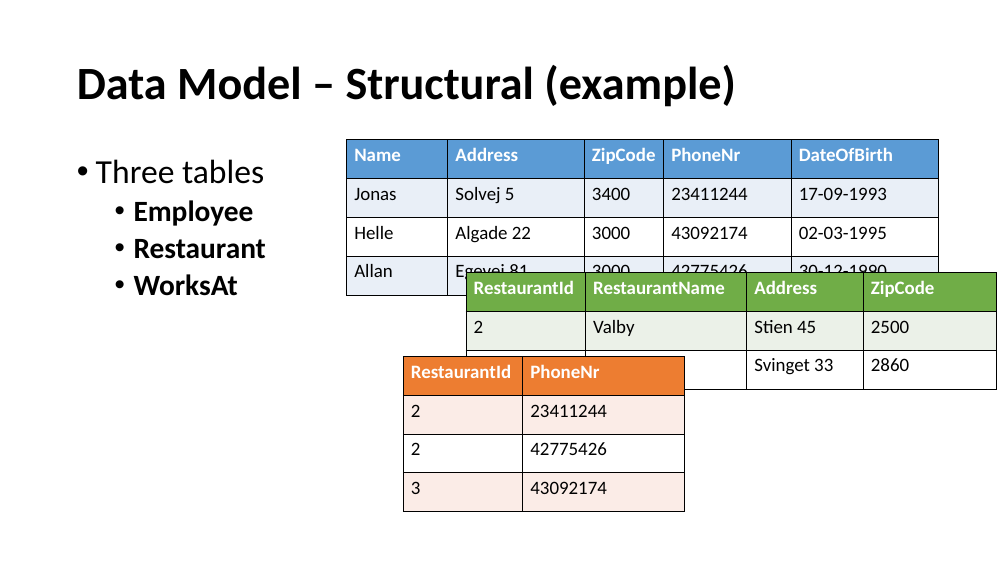
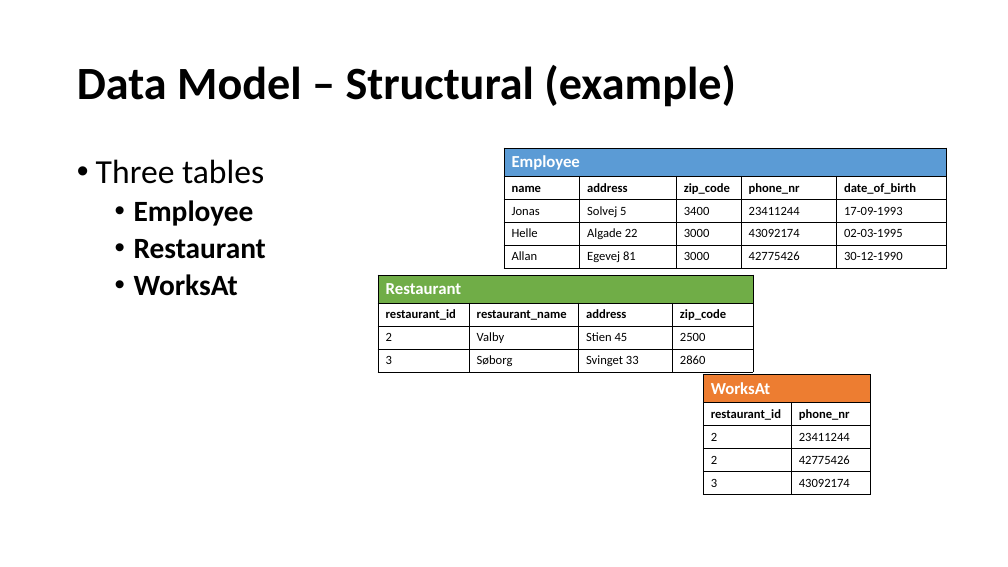
Before and after one commit to perl-easj/OOProg, a slide deck: slide 15 of Chap/DB/Presentations/DBRelationalModel.pptx. Drawn at 1008x567 pixels with LibreOffice and Linux fonts; fonts in the diff are those of the drawing. Boxes give left, top, right and bottom in pixels: in the first picture for what was removed or moved away, otherwise in the second. Text is boxed around its words. In the diff, an @@ line names an element or a change of style, - is before the commit and + after.

Commit message:
Consistency update of DB presentations
Plus DB scripts and a Table template spreadsheet.

```diff
--- a/Chap/DB/Presentations/DBRelationalModel.pptx
+++ b/Chap/DB/Presentations/DBRelationalModel.pptx
@@ table at box(504, 148, 948, 267) @@
-row 1: Name | Address | ZipCode | PhoneNr | DateOfBirth
+row 1: Employee |  |  |  | 
+row 2: name | address | zip_code | phone_nr | date_of_birth
@@ table: place and size @@
-table at box(347, 140, 940, 296)
+table at box(504, 148, 948, 267)
@@ table at box(378, 275, 753, 371) @@
-row 1: RestaurantId | RestaurantName | Address | ZipCode
+row 1: Restaurant |  |  | 
+row 2: restaurant_id | restaurant_name | address | zip_code
@@ table: place and size @@
-table at box(467, 273, 997, 389)
+table at box(378, 275, 753, 371)
@@ table at box(703, 375, 870, 494) @@
-row 1: RestaurantId | PhoneNr
+row 1: WorksAt | 
+row 2: restaurant_id | phone_nr
@@ table: place and size @@
-table at box(404, 357, 684, 513)
+table at box(703, 375, 870, 494)
```
Also in this commit, not shown: 26 other slides changed, 10 other files.
